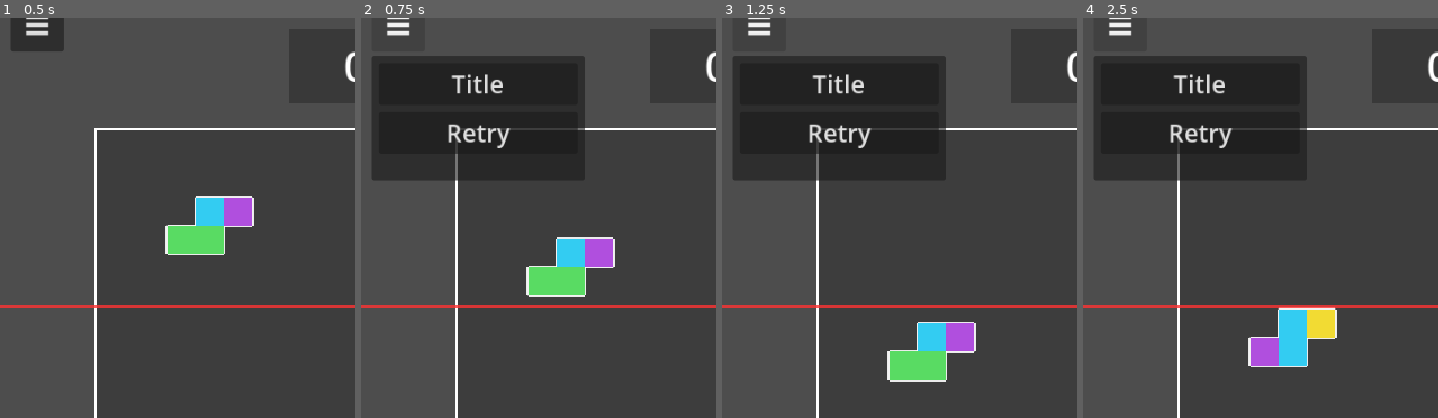
Above: before the commit, frames 1-4 (left to right).
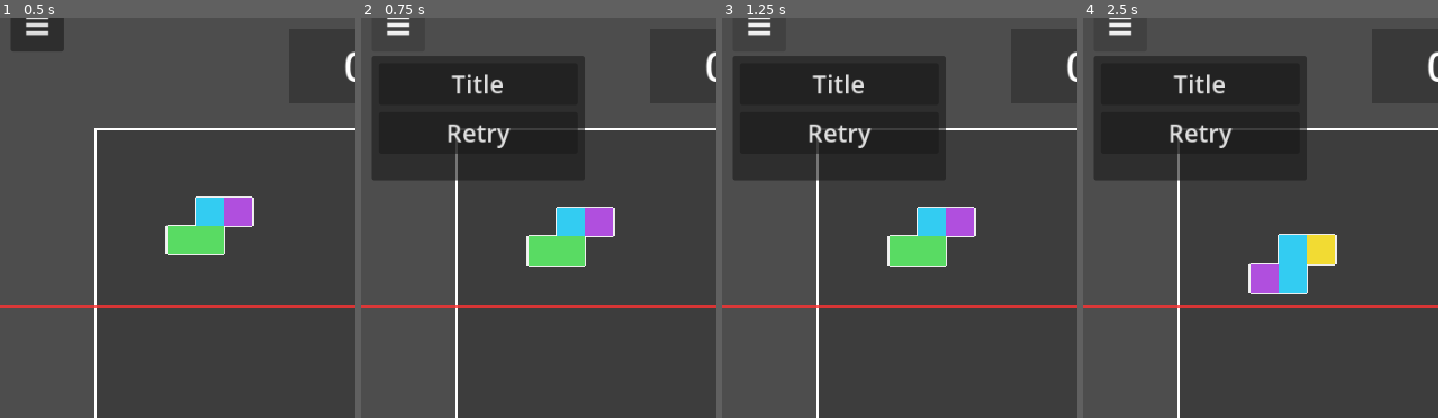
Above: after the commit, the same moments.

Repository: GameChikin/tonton-tetoris
Game: Godot game, scene res://Main.tscn
The game is run twice, just before and just after one commit, with the same random seed, the same clock (stepped at 60 frames per second) and the same inputs. This scene is started directly instead of the project's main scene.
Inputs:
- Up to frame 1 (0.5 s): no input
- Up to frame 2 (0.75 s): click "≡" at 0.5 s
- Up to frame 3 (1.25 s): no input
- Up to frame 4 (2.5 s): click "Retry" at 1.25 s; click "≡" at 2 s
The pictures show only the part of the screen within x 0-50%, y 4-54%; the shares and areas given below are measured in that part.

Frame 1 is identical in both runs. In frame 2, 4.4% of the frame differs, in the area x 46-72%, y 47-70%; in frame 3, 5.1%; in frame 4, 5.1%, in the area x 46-72%, y 54-88%.
Error in both runs: Invalid access to property or key 'selected_mode' on a base object of type 'Nil'. (res://Main.gd:63)

Commit message:
吸着ロジック調整

Diff:
--- a/Board.gd
+++ b/Board.gd
@@ -314,6 +314,9 @@
 	_cleanup_out_of_bounds()
 	# 枠を高速で振った際などに壁をすり抜けたブロックを内側へ戻す安全網
 	_contain_blocks_inside_frame()
+	# 重なり緩和(緩和B): テレポート（ドッキング配置・ドラッグ貫通）で生じた同一セルの重なりを検出し、
+	# 該当剛体を起こして物理ソルバに自然に押し離させる（物理の手触りは維持）
+	_separate_overlapping_blocks()
 
 	# 【ステップ3】低頻度自動ドッキングスキャン（処理負荷軽減のため0.2秒間隔で実行）
 	_auto_dock_timer += delta
@@ -401,45 +404,62 @@
 	if not physics_frame:
 		return
 
-	var active_blocks: Array[Node] = []
+	var min_clear_count: int = 4
+
+	# 1. 盤面内の全ブロックを「色 → セル(Vector2i) → そのセルに居るブロック配列」へ集約する。
+	#    セル単位で扱うことで、物理的に重なった/極端に接近したブロックが同一セルに畳まれ、
+	#    連結数を水増しして「見た目4つ未満なのに連鎖」が起きるのを防ぐ（重なりは1セル＝1カウント）。
+	var color_cells: Dictionary = {}  # color_id -> { Vector2i: Array[block] }
+	var active_blocks: Array[Node] = []  # 後段のグロー解除用に、判定対象の全ブロックを保持
 	for child in get_children():
 		if child is Tetromino:
 			for block in child.get_children():
-				if block is CollisionShape2D and not block.disabled:
-					var local_pos = physics_frame.to_local(block.global_position)
-					if local_pos.x >= -4.0 and local_pos.x <= settings.board_width_px + 4.0:
-						active_blocks.append(block)
-
-	var visited: Dictionary = {}
+				if not (block is CollisionShape2D) or block.disabled:
+					continue
+				if not block.has_meta("color_id"):
+					continue
+				var local_pos: Vector2 = physics_frame.to_local(block.global_position)
+				# 盤面の左右からはみ出した（落下中など）ブロックは判定対象外
+				if local_pos.x < -4.0 or local_pos.x > settings.board_width_px + 4.0:
+					continue
+				active_blocks.append(block)
+				var cell := _cell_of(block, physics_frame)
+				var color_id = block.get_meta("color_id")
+				if not color_cells.has(color_id):
+					color_cells[color_id] = {}
+				var cells: Dictionary = color_cells[color_id]
+				if not cells.has(cell):
+					cells[cell] = []
+				cells[cell].append(block)
+
+	# 2. 同色セルの4近傍フラッドフィルで連結成分を求め、ユニークなセル数で消去判定する。
 	var matched_groups: Array[Array] = []
-	var neighbor_dist: float = 38.0
-	var min_clear_count: int = 4
-
-	for block in active_blocks:
-		if visited.has(block):
-			continue
-
-		if not block.has_meta("color_id"):
-			continue
-		var color_id = block.get_meta("color_id")
-
-		var group: Array[Node] = []
-		var stack: Array[Node] = [block]
-
-		while not stack.is_empty():
-			var curr = stack.pop_back()
-			if visited.has(curr):
+	var adjacent_offsets := [Vector2i(0, -1), Vector2i(0, 1), Vector2i(-1, 0), Vector2i(1, 0)]
+	for color_id in color_cells.keys():
+		var cells: Dictionary = color_cells[color_id]
+		var visited_cells: Dictionary = {}
+		for start_cell in cells.keys():
+			if visited_cells.has(start_cell):
 				continue
-			visited[curr] = true
-			group.append(curr)
-
-			for other in active_blocks:
-				if not visited.has(other) and other.has_meta("color_id") and other.get_meta("color_id") == color_id:
-					if curr.global_position.distance_to(other.global_position) <= neighbor_dist:
-						stack.append(other)
-
-		if group.size() >= min_clear_count:
-			matched_groups.append(group)
+			var component: Array[Vector2i] = []
+			var stack: Array[Vector2i] = [start_cell]
+			while not stack.is_empty():
+				var c: Vector2i = stack.pop_back()
+				if visited_cells.has(c):
+					continue
+				visited_cells[c] = true
+				component.append(c)
+				for off in adjacent_offsets:
+					var n: Vector2i = c + off
+					if cells.has(n) and not visited_cells.has(n):
+						stack.append(n)
+			# ユニークセル数が閾値以上なら、そのセル群に属する全ブロックを消去対象にする
+			if component.size() >= min_clear_count:
+				var group: Array[Node] = []
+				for cc in component:
+					for b in cells[cc]:
+						group.append(b)
+				matched_groups.append(group)
 
 	var current_group_keys: Dictionary = {}
 	var all_matched_blocks: Dictionary = {}
@@ -568,6 +588,8 @@
 	# キューが空になったら連鎖を完全に終了し、カウントをリセットする
 	_is_chain_active = false
 	_current_chain_count = 0
+	# 先読み演出で立てた連鎖ロックを必ず解除（戻し忘れると結合・ドラッグ不能になる）
+	_clear_all_chain_locks()
 
 	# フェイルセーフ：途中でブロックが消失して消去エフェクトがスキップされた場合でも、
 	# 連鎖の完全終了時には確実にスローモーションを解除してバグを防ぐ
@@ -597,8 +619,32 @@
 			_is_chain_active = false
 			_current_chain_count = 0
 			_chain_queue.clear()
+			_clear_all_chain_locks()
 			resolve_finished.emit()
 			return
+
+
+# ブロックのグローバル座標を、枠ローカルの整数セル(Vector2i)へ変換する単一基準関数。
+# 占有判定（ドッキング）とマッチング判定の双方でこれを用い、
+# 「座標→セル」の計算式を一本化する（各所で個別に丸めて齟齬が出るのを防ぐ）。
+# physics_frame.to_local は枠の位置・回転・スケールを考慮するため、生の減算より正確。
+func _cell_of(block: Node2D, physics_frame: Node2D = null) -> Vector2i:
+	if physics_frame == null:
+		physics_frame = get_node_or_null("BoardPhysicsFrame")
+	if physics_frame == null:
+		return Vector2i.ZERO
+	var local: Vector2 = physics_frame.to_local(block.global_position)
+	return Vector2i(round(local.x / CELL_SIZE), round(local.y / CELL_SIZE))
+
+
+# 連鎖の先読み演出で立てた _is_chain_locked を、盤面上の全Tetrominoから解除する。
+# このフラグは「立てるだけ」で戻し忘れると、対象Tetrominoが永久に
+# ドラッグ・自動結合の対象外になる（同色でもくっつかない）ため、
+# 連鎖の終了経路（正常終了・ウォッチドッグ復旧）で必ず呼んでリセットする。
+func _clear_all_chain_locks() -> void:
+	for child in get_children():
+		if child is Tetromino and child.get("_is_chain_locked"):
+			child.set("_is_chain_locked", false)
 
 
 func _get_group_key(group: Array) -> String:
@@ -713,20 +759,24 @@
 	var occupied_cells := {}
 	var all_active_blocks := []
 	for child in get_children():
-		if child is Tetromino and child != source_tet and child.get("_is_locked"):
+		if child is Tetromino and child != source_tet:
+			var child_locked: bool = child.get("_is_locked")
 			for block in child.get_children():
 				if block is CollisionShape2D and not block.disabled:
-					var local_pos = block.global_position - frame_origin
-					var bx = round(local_pos.x / CELL_SIZE)
-					var by = round(local_pos.y / CELL_SIZE)
-					occupied_cells[Vector2i(bx, by)] = child
-					all_active_blocks.append({
-						"block": block,
-						"tet": child,
-						"cell": Vector2i(bx, by),
-						"pos": block.global_position,
-						"color_id": block.get_meta("color_id") if block.has_meta("color_id") else ""
-					})
+					# マッチング判定と同じ _cell_of を用いて座標→セルを一本化する
+					var cell := _cell_of(block, physics_frame)
+					# 重なり防止(緩和A): ロック有無に関わらず全ての他ブロックを占有セルとして登録し、
+					# 既にブロックがある場所へ配置されるのを防ぐ（落下中の塊への重なりも回避）。
+					occupied_cells[cell] = child
+					# ただし結合先（ターゲット）候補は、安定しているロック済みブロックのみとする。
+					if child_locked:
+						all_active_blocks.append({
+							"block": block,
+							"tet": child,
+							"cell": cell,
+							"pos": block.global_position,
+							"color_id": block.get_meta("color_id") if block.has_meta("color_id") else ""
+						})
 
 	if all_active_blocks.is_empty():
 		result.reason = "Board is empty"
@@ -863,9 +913,40 @@
 	var base_block = target_data.block
 	var base_cell = target_data.cell
 
+	# 補間時間は設定から参照（0なら瞬間移動）。配置ブロック・グリッド吸着で共通利用する。
+	var anim_duration: float = 0.15
+	if settings != null and settings.get("docking_anim_duration") != null:
+		anim_duration = maxf(0.0, settings.docking_anim_duration)
+
+	# --- グリッド吸着（重なり防止 / 原因Bの根治）---
+	# 結合先(target_tet)を最寄りの90度＋絶対グリッドの目標姿勢へ寄せる。
+	# 各Tetrominoが物理で蓄積した微小オフセット（最大±16px）を取り除くことで、
+	# ローカル座標が常に CELL_SIZE の整数倍になり、配置ブロックが検証済みの絶対セルに
+	# 正確に収まる（既存ブロックと重ならない）。_rebuild_internal_arrays の整合も保たれる。
+	# 瞬間移動ではなく anim_duration で補間するため、目標姿勢を「解析的に」先に求める。
+	var pf_node := get_node_or_null("BoardPhysicsFrame") as Node2D
+	var target_pose_valid := false
+	var target_rot_final := 0.0
+	var target_pos_final := Vector2.ZERO
+	if is_instance_valid(target_tet) and is_instance_valid(pf_node) and is_instance_valid(base_block):
+		target_rot_final = round(target_tet.rotation / (PI / 2.0)) * (PI / 2.0)
+		# base_block を base_cell の中心へ合わせる target_tet の最終位置を逆算
+		var desired_base_global: Vector2 = pf_node.to_global(Vector2(base_cell.x * CELL_SIZE, base_cell.y * CELL_SIZE))
+		target_pos_final = desired_base_global - base_block.position.rotated(target_rot_final)
+		target_pose_valid = true
+		# アニメ中は対象を凍結・ロックして物理干渉を防ぐ（完了時に解除）
+		target_tet.set("_is_docking_animating", true)
+		target_tet.freeze = true
+		target_tet.linear_velocity = Vector2.ZERO
+		target_tet.angular_velocity = 0.0
+
 	# 修正: target_tet が破壊されたらTweenも即座にキャンセルされるようバインド
 	var tween = create_tween().bind_node(target_tet).set_parallel(true)
-	var anim_duration = 0.15 # 吸着アニメーションの時間
+
+	# 結合先の姿勢をグリッドへ補間（既存ブロックも一緒にカチッと整列する）
+	if target_pose_valid:
+		tween.tween_property(target_tet, "global_position", target_pos_final, anim_duration).set_trans(Tween.TRANS_BACK).set_ease(Tween.EASE_OUT)
+		tween.tween_property(target_tet, "rotation", target_rot_final, anim_duration).set_trans(Tween.TRANS_BACK).set_ease(Tween.EASE_OUT)
 
 	for i in range(source_blocks.size()):
 		var block = source_blocks[i]
@@ -905,8 +986,12 @@
 		if is_instance_valid(effect_manager) and effect_manager.has_method("play_snap_particles") and snap_effect_pos != Vector2.ZERO:
 			effect_manager.play_snap_particles(snap_effect_pos)
 
-		# 解除: アニメーションが完全終了したので、結合先の排他ロックを解除して物理演算や次の結合を許可する
+		# 解除: アニメーションが完全終了したので、結合先の凍結・排他ロックを解除して
+		# 物理演算や次の結合を許可する。速度を打ち消してから戻すことで飛び跳ねを防ぐ。
 		if is_instance_valid(target_tet):
+			target_tet.linear_velocity = Vector2.ZERO
+			target_tet.angular_velocity = 0.0
+			target_tet.freeze = false
 			target_tet.set("_is_docking_animating", false)
 	)
 
@@ -1058,6 +1143,41 @@
 				break  # 1Tetrominoにつき1回矯正したら次へ（過補正を防ぎ、次フレームで収束させる）
 
 
+# 重なり緩和（緩和B）：複数のTetrominoが同一セルを占有している＝物理的な重なりを検出し、
+# 該当する剛体を「起こす(sleeping=false)」ことで、物理ソルバの貫通解消（押し離し）を再作動させる。
+# テレポート（ドッキング配置・ドラッグ中の貫通）でめり込んだまま眠ってしまったブロックを救済する。
+# 直接座標を動かさず物理に任せるため、落下・積み上げの手触りは保たれる。
+func _separate_overlapping_blocks() -> void:
+	var pf = get_node_or_null("BoardPhysicsFrame")
+	if pf == null:
+		return
+	var cell_owners: Dictionary = {}  # Vector2i -> Array[Tetromino]
+	for child in get_children():
+		if not (child is Tetromino):
+			continue
+		# 演出・操作中の対象は触らない（ドッキングアニメやドラッグを邪魔しない）
+		if child.get("_is_docking_animating") or child.get("_is_dragging_by_player"):
+			continue
+		for block in child.get_children():
+			if not (block is CollisionShape2D) or block.disabled:
+				continue
+			var cell: Vector2i = _cell_of(block, pf)
+			if not cell_owners.has(cell):
+				cell_owners[cell] = []
+			var owners: Array = cell_owners[cell]
+			if not owners.has(child):
+				owners.append(child)
+
+	# 同一セルを2つ以上のTetrominoが占有していれば重なり。該当剛体を起こして分離を促す。
+	for cell in cell_owners:
+		var owners: Array = cell_owners[cell]
+		if owners.size() >= 2:
+			for t in owners:
+				if t.freeze:
+					continue
+				t.sleeping = false
+
+
 # 盤面上の全テトリミノの物理スロー状態を一斉に切り替える（ステップ2）
 func set_board_slow_motion(is_slow: bool) -> void:
 	var _tet_count: int = 0
--- a/GameSettings.gd
+++ b/GameSettings.gd
@@ -52,12 +52,11 @@
 @export var snap_x_strength: float = 8.0
 ## X座標の引き寄せが有効になる、マス中心からのズレの限界距離（ピクセル）です。
 @export var snap_x_limit: float = 12.0
-## 盤面や他のブロックに対して、磁石のように吸着する処理の判定半径です。
-@export var magnetic_snap_radius: float = 48.0
-## 磁石のような吸着処理が始まってから、完了するまでの時間（秒）です。
-@export var magnetic_snap_duration: float = 0.2
 ## 一度の判定で、同時に自動結合（ドッキング）できるブロックの最大数です。
 @export var max_auto_dock_blocks: int = 4
+## ドッキング時に、結合先をグリッドへ吸着させ、ブロックを所定位置へ移動させる補間アニメーションの時間（秒）です。
+## 0にすると瞬間移動（アニメなし）になります。
+@export var docking_anim_duration: float = 0.15
 
 @export_group("AI Settings")
 ## AIによる自動操作（デモプレイや敵など）を有効にするかどうかの設定です。
--- a/Main.gd
+++ b/Main.gd
@@ -245,9 +245,20 @@
 			result_ui.show_result(final_score, max_chain, SaveManager.high_score)
 
 func toggle_menu() -> void:
+	# ゲームオーバー中はメニュー操作でポーズ状態を解除しないようにする
+	if _is_busy:
+		return
 	var menu_panel = get_node_or_null("MenuUI/MenuPanel")
-	if is_instance_valid(menu_panel):
-		menu_panel.visible = not menu_panel.visible
+	if not is_instance_valid(menu_panel):
+		return
+	var opening: bool = not menu_panel.visible
+	menu_panel.visible = opening
+	# メニューを開いている間はゲーム全体を一時停止し、時間（とブロックの落下）を止める。
+	# Board は通常 PROCESS_MODE_ALWAYS で一時停止を無視するため、メニュー中だけ
+	# PAUSABLE に切り替えて確実に処理を止め、閉じたら ALWAYS に戻す。
+	if is_instance_valid(board):
+		board.process_mode = Node.PROCESS_MODE_PAUSABLE if opening else Node.PROCESS_MODE_ALWAYS
+	get_tree().paused = opening
 
 
 func retry_game() -> void:
--- a/Main.tscn
+++ b/Main.tscn
@@ -220,6 +220,7 @@
 text = "SCORE"
 
 [node name="MenuUI" type="CanvasLayer" parent="." unique_id=482910551]
+process_mode = 3
 layer = 5
 
 [node name="HamburgerButton" type="Button" parent="MenuUI" unique_id=482910552]
--- a/Tetromino.gd
+++ b/Tetromino.gd
@@ -508,14 +508,6 @@
 	_lock_to_board()
 
 
-func _process_magnetic_snap() -> void:
-	pass
-
-
-func _check_and_steal_from(_other_tet: Tetromino, _dist: float, _snap_duration: float = 0.2) -> bool:
-	return false
-
-
 func _get_my_colors() -> Dictionary:
 	var colors = {}
 	for b in blocks:
--- a/Tetromino.tscn
+++ b/Tetromino.tscn
@@ -16,6 +16,3 @@
 angular_damp = 5.0
 script = ExtResource("1_m4h6v")
 block_scene = ExtResource("2_x7q2n")
-snap_rotation_strength = 20.0
-snap_x_strength = 20.0
-snap_x_limit = 20.0
--- a/game_settings.tres
+++ b/game_settings.tres
@@ -15,9 +15,8 @@
 snap_rotation_strength = 5.0
 snap_x_strength = 3.0
 snap_x_limit = 5.0
-magnetic_snap_radius = 10.0
-magnetic_snap_duration = 0.05
 max_auto_dock_blocks = 8
+docking_anim_duration = 0.35
 ai_action_delay = 1.0
 drop_center_offset = 80.0
 game_over_y_threshold = 200.0
Not shown, changed: movie/output.avi
